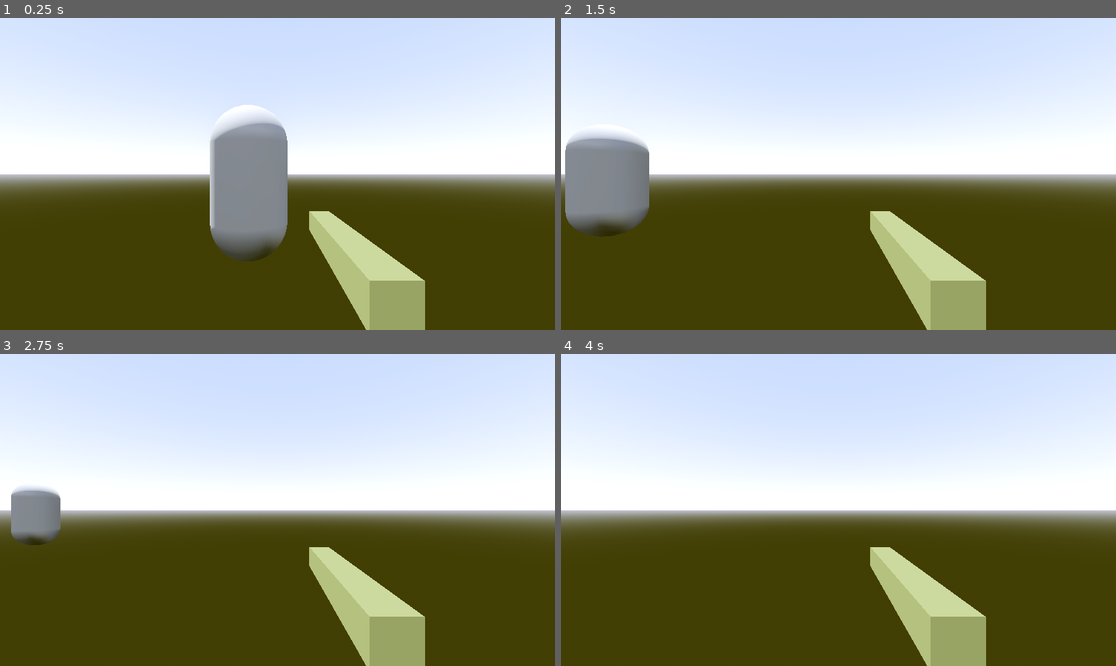
Above: before the commit, frames 1-4 (two rows, left to right).
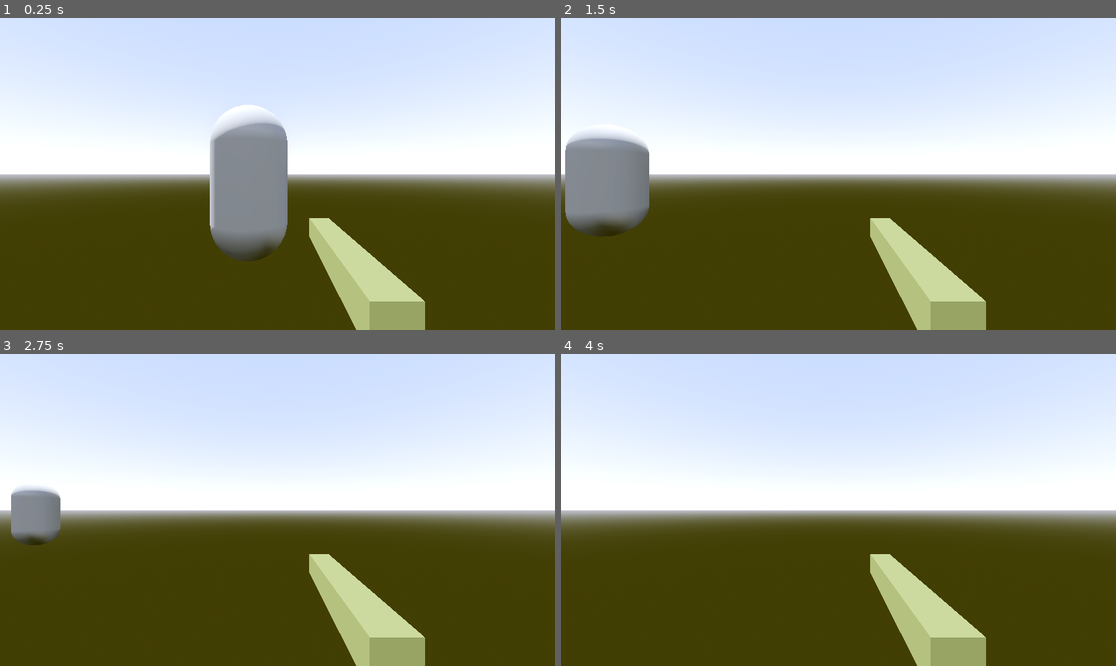
Above: after the commit, the same moments.

Repository: EdBarrancos/Minihit-Xjam23
Game: Godot game, scene res://Game/Scenes/game.tscn
The game is run twice, just before and just after one commit, with the same random seed, the same clock (stepped at 60 frames per second) and the same inputs.
Inputs (mouse positions are in pixels of both pictures, inside the frame that each line leads up to):
- Up to frame 1 (0.25 s): no input
- Up to frame 2 (1.5 s): tap Enter (ui_accept) at 0.5, 0.77 s; move the mouse to (960, 158) at 0.52 s; hold Right (ui_right) 0.53-1.28 s; click (960, 158) at 0.6 s; move the mouse to (727, 189) at 1.27 s; hold Down (ui_down) from 1.28 s (still down); click (727, 189) at 1.35 s
- Up to frame 3 (2.75 s): tap Enter (ui_accept) at 1.52 s; move the mouse to (333, 441) at 2.02 s; release Down (ui_down) at 2.03 s; hold Right (ui_right) from 2.03 s (still down); click (333, 441) at 2.1 s
- Up to frame 4 (4 s): move the mouse to (810, 572) at 2.77 s; release Right (ui_right) at 2.78 s; hold Up (ui_up) 2.78-3.53 s; click (810, 572) at 2.85 s; tap Enter (ui_accept) at 3.02, 3.5, 3.77 s; move the mouse to (1005, 556) at 3.52 s; hold Left (ui_left) from 3.53 s (still down); click (1005, 556) at 3.6 s

The runs differ from the first frame. In frame 1, 2.2% of the frame differs, in the area x 55-77%, y 61-100%; in frame 2, 2.2%; in frame 3, 2.2%; in frame 4, 2.2%.

Commit message:
#2 - Create orange bullet

Diff:
--- /dev/null
+++ b/project/Player/Scenes/bullet.tscn
@@ -0,0 +1,6 @@
+[gd_scene load_steps=2 format=3 uid="uid://ccvplef6eejyv"]
+
+[ext_resource type="Script" path="res://Player/Scripts/bullet.gd" id="1_j74bj"]
+
+[node name="Bullet" type="Node3D"]
+script = ExtResource("1_j74bj")
--- a/project/Player/Scenes/gun.tscn
+++ b/project/Player/Scenes/gun.tscn
@@ -16,8 +16,11 @@
 script = ExtResource("1_w2kbx")
 
 [node name="Mesh" type="MeshInstance3D" parent="."]
-transform = Transform3D(1, 0, 0, 0, 1, 0, 0, 0, 1, 0, 0.037, -0.216941)
+transform = Transform3D(1, 0, 0, 0, 1, 0, 0, 0, 1, 0, 0, -0.217)
+layers = 4
 mesh = SubResource("BoxMesh_hwdy7")
 surface_material_override/0 = SubResource("StandardMaterial3D_fmoo1")
 
-[node name="AnimationPlayer" type="AnimationPlayer" parent="."]
+[node name="RayCast3D" type="RayCast3D" parent="."]
+target_position = Vector3(0, 0, -0.715)
+collision_mask = 0
--- /dev/null
+++ b/project/Player/Scenes/orange.tscn
@@ -0,0 +1,35 @@
+[gd_scene load_steps=5 format=3 uid="uid://d4niveflkpj5o"]
+
+[ext_resource type="Script" path="res://Player/Scripts/orange.gd" id="1_5gt2i"]
+[ext_resource type="PackedScene" uid="uid://ccvplef6eejyv" path="res://Player/Scenes/bullet.tscn" id="2_uxedq"]
+
+[sub_resource type="StandardMaterial3D" id="StandardMaterial3D_cufsp"]
+shading_mode = 2
+diffuse_mode = 3
+specular_mode = 1
+albedo_color = Color(0.647059, 0.666667, 0.101961, 1)
+emission_enabled = true
+emission = Color(0.686275, 0.752941, 0.113725, 1)
+emission_energy_multiplier = 5.0
+
+[sub_resource type="SphereMesh" id="SphereMesh_j30ju"]
+radius = 0.1
+height = 0.2
+
+[node name="Orange" type="Node3D"]
+script = ExtResource("1_5gt2i")
+
+[node name="MeshInstance3D" type="MeshInstance3D" parent="."]
+material_override = SubResource("StandardMaterial3D_cufsp")
+mesh = SubResource("SphereMesh_j30ju")
+
+[node name="RayCast3D" type="RayCast3D" parent="."]
+target_position = Vector3(0, 0, -0.2)
+collision_mask = 2
+collide_with_areas = true
+collide_with_bodies = false
+
+[node name="Bullet" parent="." node_paths=PackedStringArray("raycast") instance=ExtResource("2_uxedq")]
+raycast = NodePath("../RayCast3D")
+
+[connection signal="hit" from="Bullet" to="." method="_on_bullet_hit"]
--- /dev/null
+++ b/project/Player/Scripts/bullet.gd
@@ -0,0 +1,10 @@
+extends Node3D
+
+@export var raycast : RayCast3D
+
+signal hit
+
+func _process(delta):
+	if raycast.get_collider():
+		raycast.get_collider().hit()
+		emit_signal("hit")
--- a/project/Player/Scripts/gun.gd
+++ b/project/Player/Scripts/gun.gd
@@ -1,11 +1,26 @@
 extends Node3D
 
+var charging_tween
 
 # Called when the node enters the scene tree for the first time.
 func _ready():
 	pass # Replace with function body.
 
-
 # Called every frame. 'delta' is the elapsed time since the previous frame.
 func _process(delta):
-	pass
+	handle_input()
+
+func handle_input():
+	if Input.is_action_just_pressed("SHOOT"):
+		handle_charging_shoot()
+	elif Input.is_action_just_released("SHOOT"):
+		handle_shooting()
+
+func handle_charging_shoot():
+	charging_tween = get_tree().create_tween().set_ease(Tween.EASE_IN)
+	charging_tween.tween_property(self, "scale", Vector3(1, 1, 1.5), 0.5)
+
+func handle_shooting():
+	if charging_tween != null:
+		charging_tween.kill()
+	self.scale = Vector3(1, 1, 1)
--- /dev/null
+++ b/project/Player/Scripts/orange.gd
@@ -0,0 +1,4 @@
+extends Node3D
+
+func _on_bullet_hit():
+	queue_free()
--- a/project/project.godot
+++ b/project/project.godot
@@ -22,3 +22,8 @@
 "events": [Object(InputEventMouseButton,"resource_local_to_scene":false,"resource_name":"","device":-1,"window_id":0,"a …(258 unchanged characters)…
 ]
 }
+
+[layer_names]
+
+3d_render/layer_3="gun"
+3d_physics/layer_2="children"
